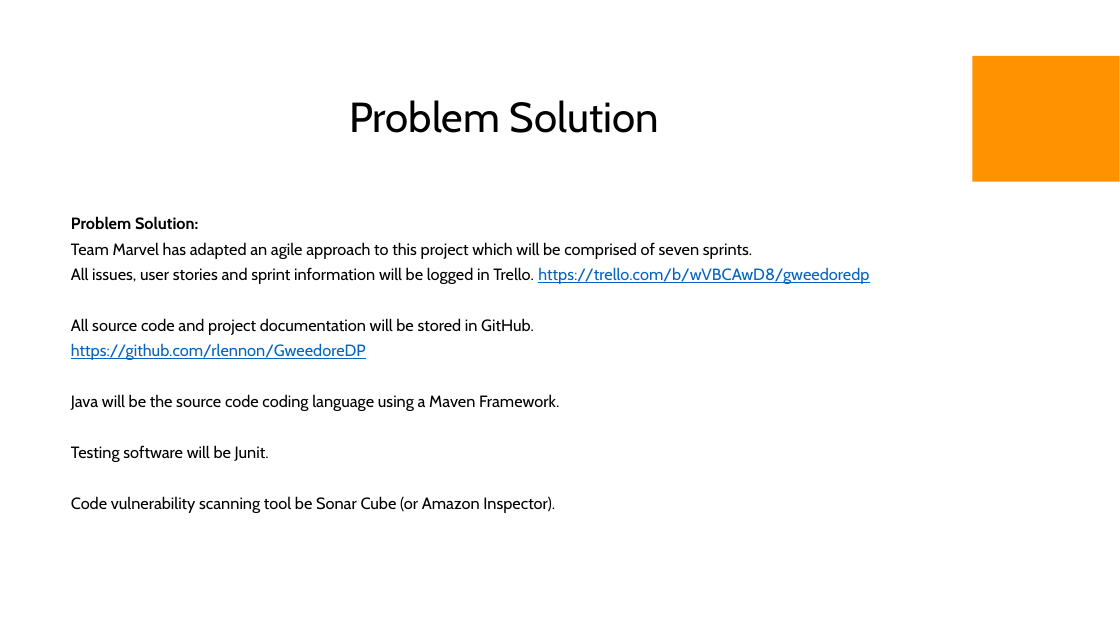
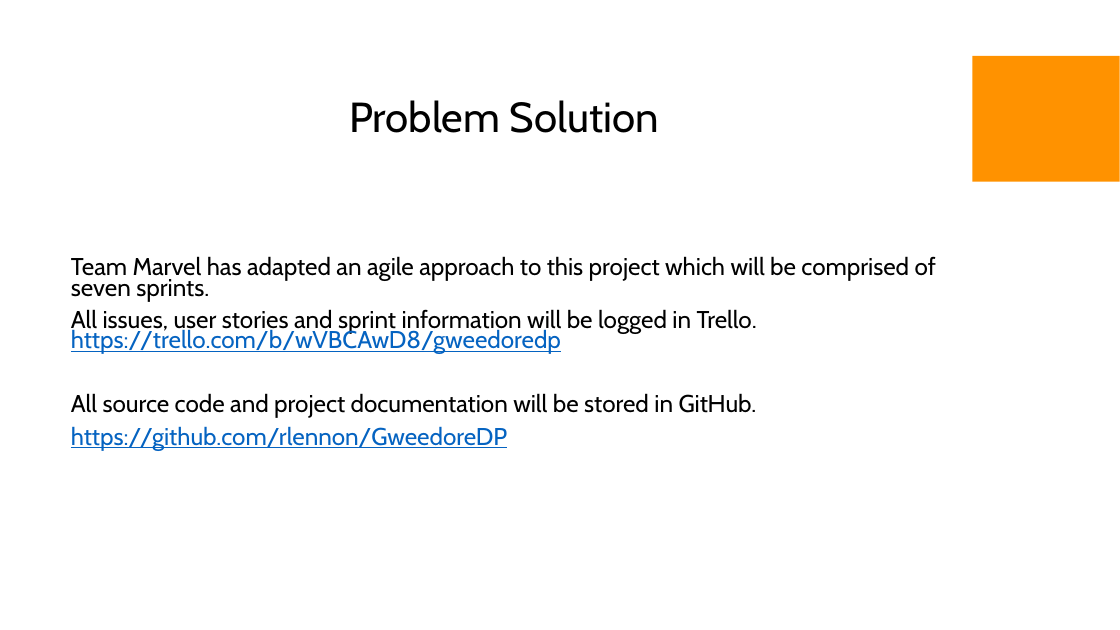
Before and after one commit to rlennon/GweedoreDP, a slide deck: slide 5 of docs/LYIT Shark Tank.pptx (slide 4 before the commit). Drawn at 1120x630 pixels with LibreOffice and Linux fonts; fonts in the diff are those of the drawing; background and template pictures are left out. Boxes give left, top, right and bottom in pixels: in the first picture for what was removed or moved away, otherwise in the second. Text is boxed around its words. In the diff, an @@ line names an element or a change of style, - is before the commit and + after.

```diff
--- a/docs/LYIT Shark Tank.pptx
+++ b/docs/LYIT Shark Tank.pptx
@@ text "Team Marvel has adapted an ..." at box(71, 256, 936, 451): size 14 to 20.8 pt @@
@@ text at box(71, 216, 199, 230): paragraph removed @@
-Problem Solution:
@@ text at box(71, 394, 559, 513): paragraphs removed @@
-Java will be the source code coding language using a Maven Framework.
-Testing software will be Junit.
-Code vulnerability scanning tool be Sonar Cube (or Amazon Inspector).
```
Also in this commit, not shown: 2 other slides changed, 3 slides added, 12 other files.
